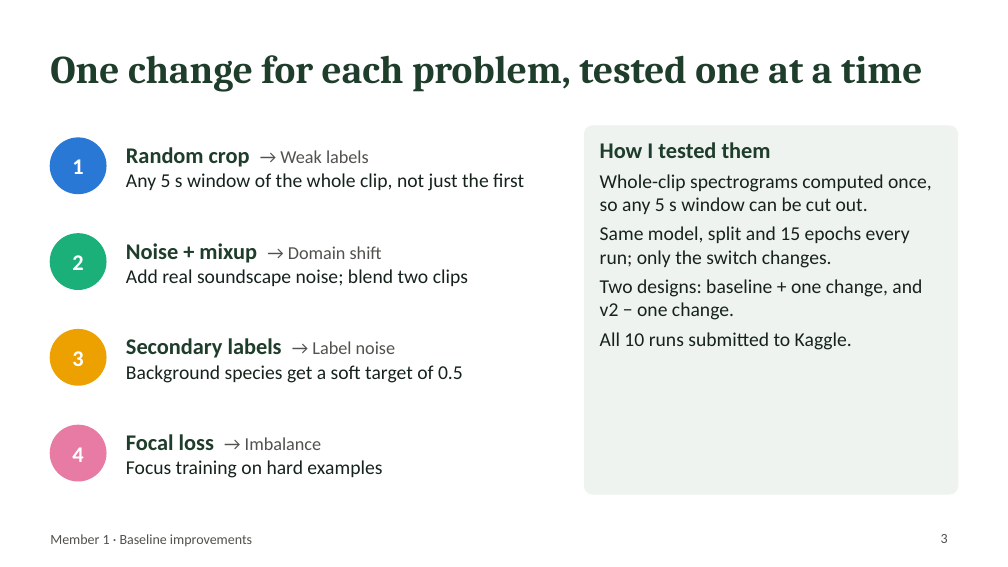
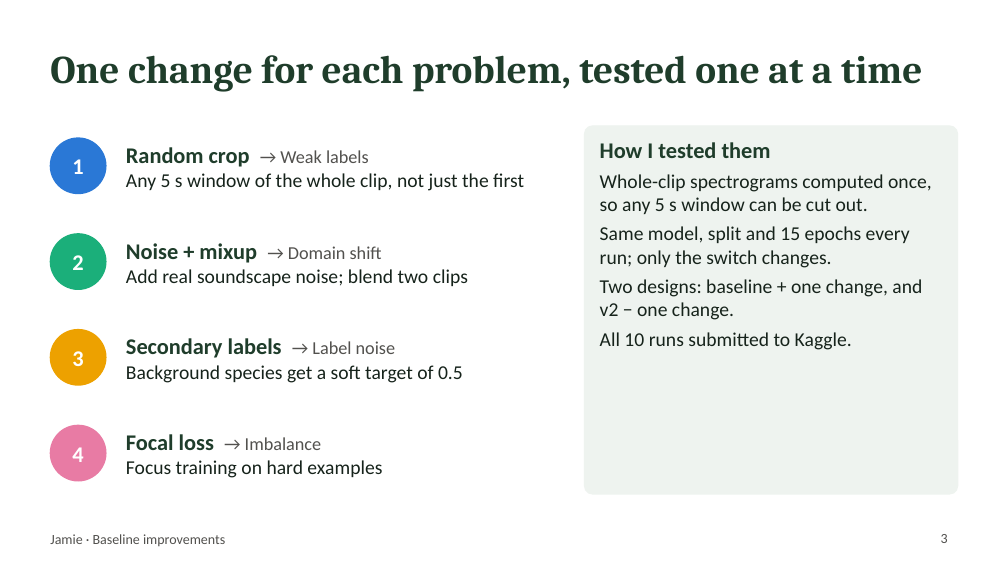
Before and after one commit to JmeMei/sc4000-birdclef-2025, a slide deck: slide 3 of report/slides/Member1_baseline_ablations.pptx. Drawn at 1008x567 pixels with LibreOffice and Linux fonts; fonts in the diff are those of the drawing. Boxes give left, top, right and bottom in pixels: in the first picture for what was removed or moved away, otherwise in the second. Text is boxed around its words. In the diff, an @@ line names an element or a change of style, - is before the commit and + after.

```diff
--- a/report/slides/Member1_baseline_ablations.pptx
+++ b/report/slides/Member1_baseline_ablations.pptx
@@ text at [50, 534, 225, 546]: text changed @@
-Member 1 · Baseline improvements
+Jamie · Baseline improvements
```
Also in this commit, not shown: 6 other slides changed, 2 other files.
